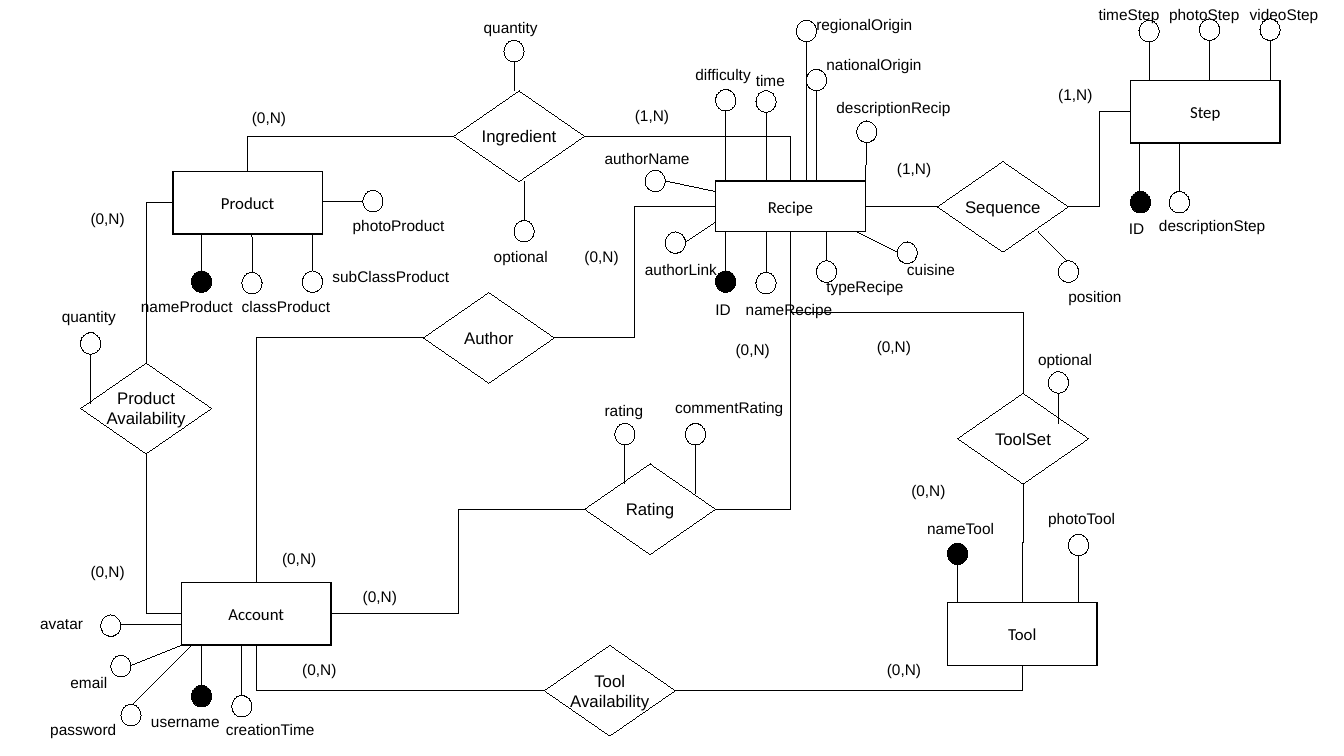
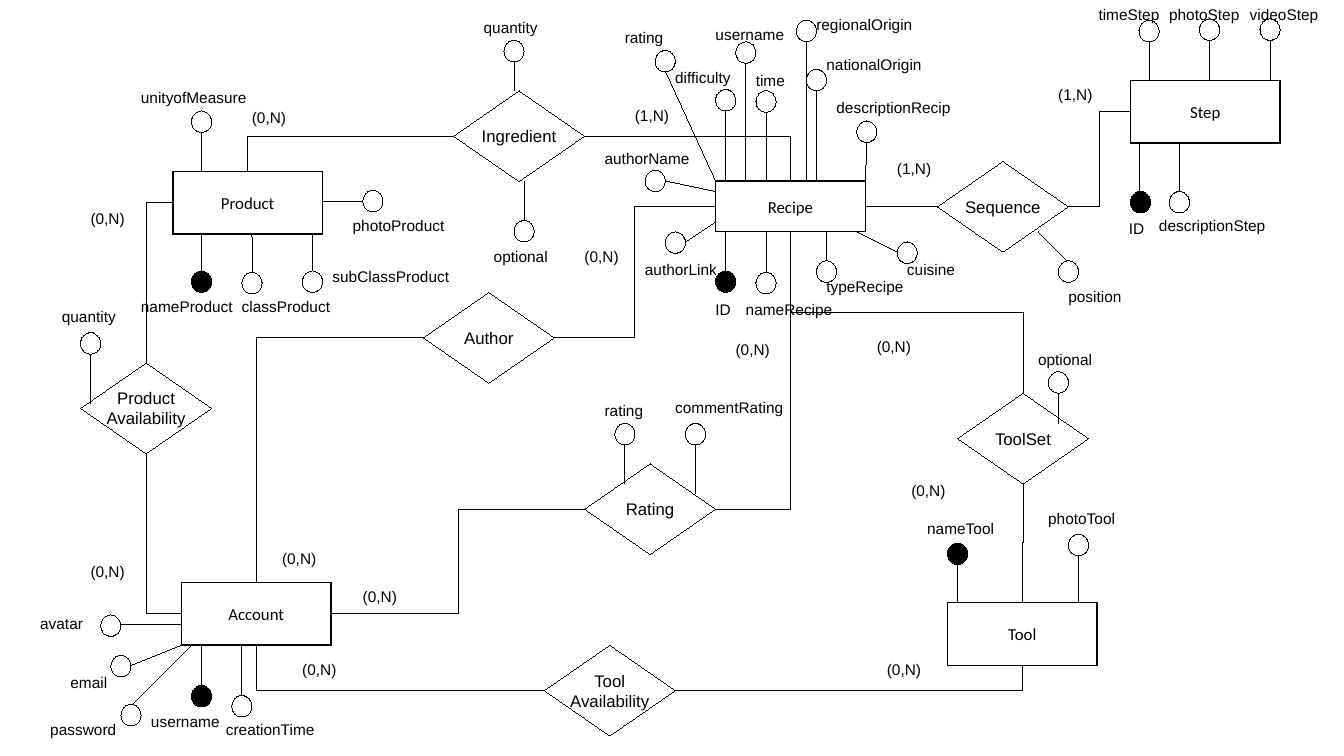
Before and after one commit to BD-Project/CustomCooking, a slide deck: slide 1 of 2-Conceptual Design/er-model-picture4(final)-.odp. Drawn at 1344x756 pixels with LibreOffice and Linux fonts; fonts in the diff are those of the drawing. Boxes give left, top, right and bottom in pixels: in the first picture for what was removed or moved away, otherwise in the second. Text is boxed around its words. In the diff, an @@ line names an element or a change of style, - is before the commit and + after.

```diff
--- a/2-Conceptual Design/er-model-picture4(final)-.odp
+++ b/2-Conceptual Design/er-model-picture4(final)-.odp
@@ text added at (625,32,664,46), 11 pt, text #000000 @@
+rating
@@ ellipse added at (655,50,676,72), fill #FFFFFF, outline #000000 0 pt @@
@@ text added at (715,31,784,44), 11 pt, text #000000 @@
+username
@@ ellipse added at (736,41,756,63), fill #FFFFFF, outline #000000 0 pt @@
@@ text "difficulty": place and size @@
-text "difficulty" at (695,69,750,84)
+text "difficulty" at (675,72,730,86)
@@ line added from (716, 180) to (665, 71), #000000 0 pt @@
@@ line added from (746, 180) to (746, 60), #000000 0 pt @@
@@ text added at (141,92,246,106), 11 pt, text #000000 @@
+unityofMeasure
@@ ellipse added at (192,111,212,132), fill #FFFFFF, outline #000000 0 pt @@
@@ line added from (202, 171) to (202, 131), #000000 0 pt @@
```
Also in this commit, not shown: 7 other files.
